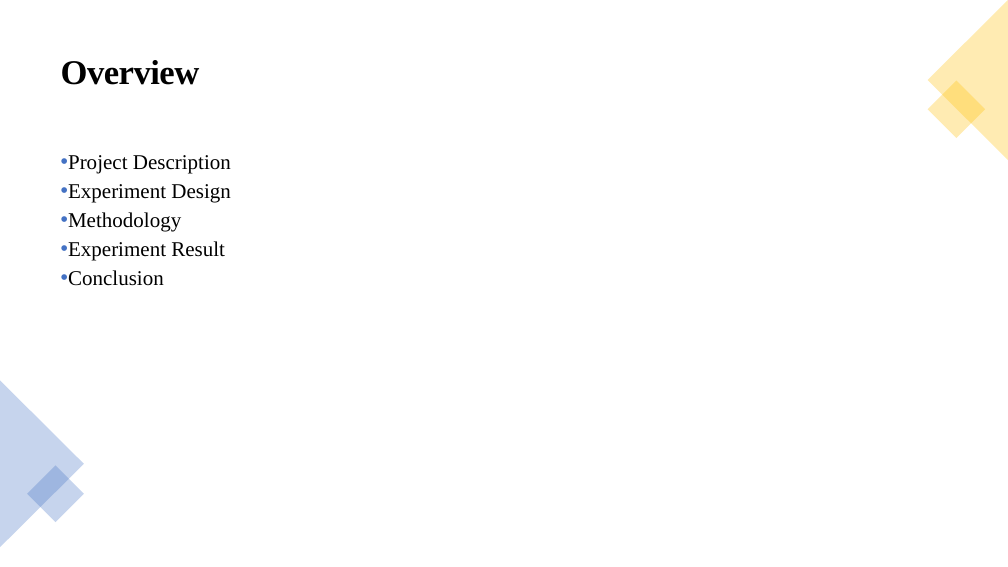
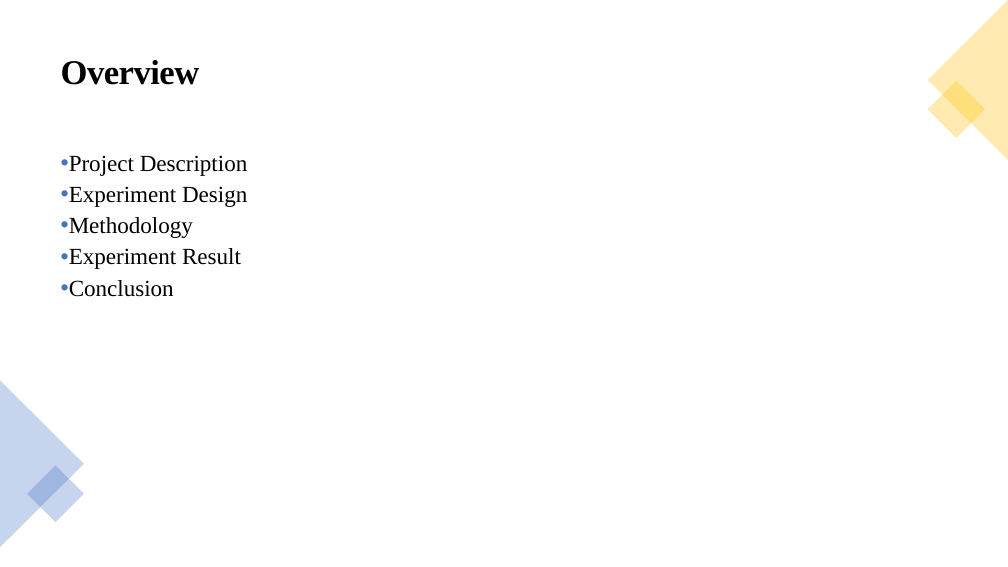
Before and after one commit to paweenp/Classification-of-time-signals-by-CNN-using-STFT, a slide deck: slide 2 of Presentation/Classification-of-time-signals-by-CNN-using-STFT.pptx. Drawn at 1008x567 pixels with LibreOffice and Linux fonts; fonts in the diff are those of the drawing. Boxes give left, top, right and bottom in pixels: in the first picture for what was removed or moved away, otherwise in the second. Text is boxed around its words. In the diff, an @@ line names an element or a change of style, - is before the commit and + after.

```diff
--- a/Presentation/Classification-of-time-signals-by-CNN-using-STFT.pptx
+++ b/Presentation/Classification-of-time-signals-by-CNN-using-STFT.pptx
@@ text "Project Description" at box(69, 155, 248, 297): size 20 to 22 pt @@
```
Also in this commit, not shown: 6 other slides changed.
